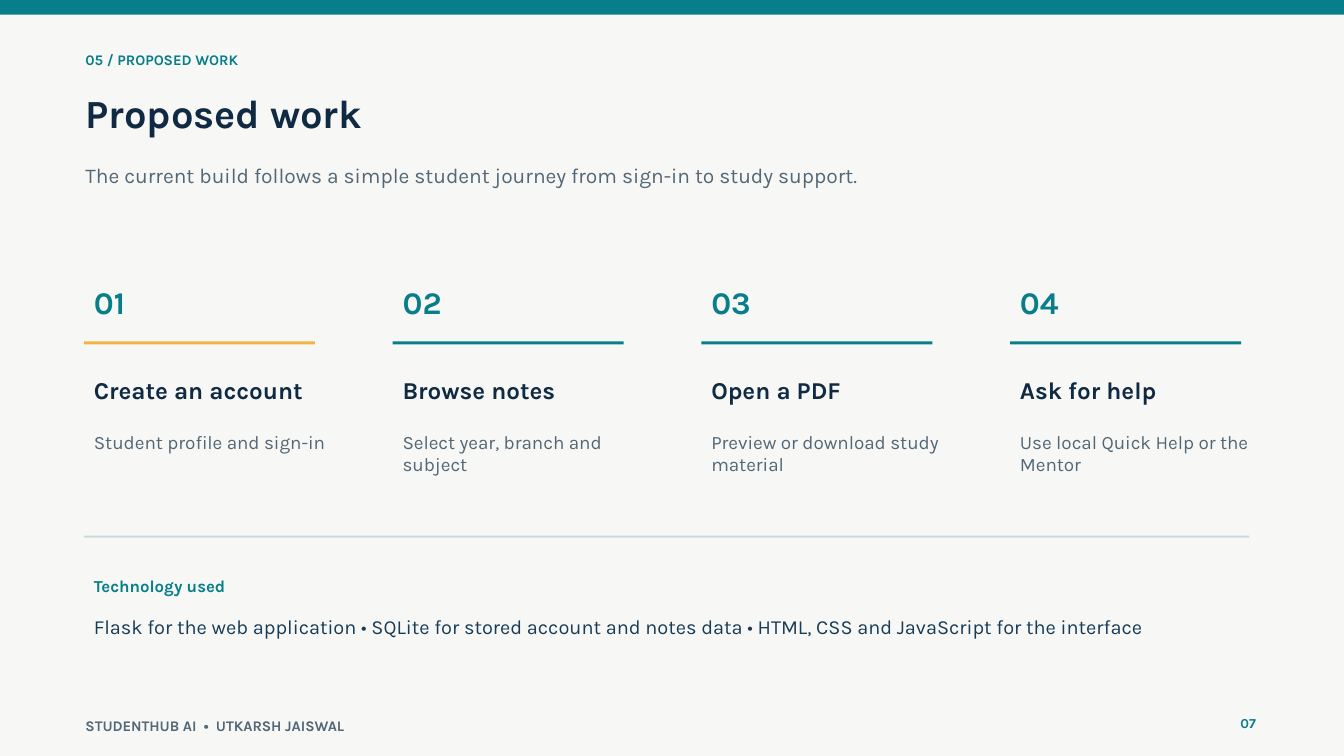
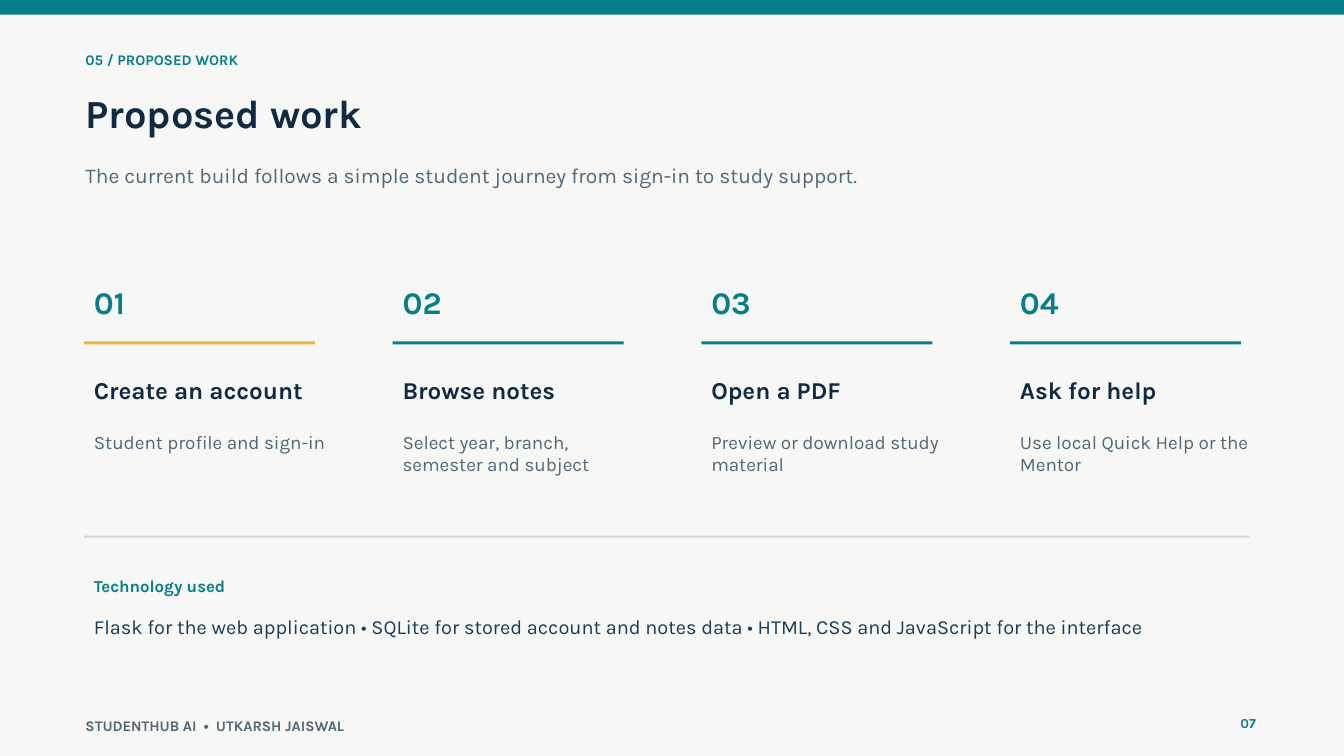
Before and after one commit to utkarshjaiswal001/StudentHubAI, a slide deck: slide 7 of output/StudentHub_Project_Presentation_Updated.pptx. Drawn at 1344x756 pixels with LibreOffice and Linux fonts; fonts in the diff are those of the drawing. Boxes give left, top, right and bottom in pixels: in the first picture for what was removed or moved away, otherwise in the second. Text is boxed around its words. In the diff, an @@ line names an element or a change of style, - is before the commit and + after.

```diff
--- a/output/StudentHub_Project_Presentation_Updated.pptx
+++ b/output/StudentHub_Project_Presentation_Updated.pptx
@@ text at (403, 436, 590, 476): text changed @@
-Select year, branch and subject
+Select year, branch, semester and subject
```
Also in this commit, not shown: 3 other slides changed, 1 slide added.
